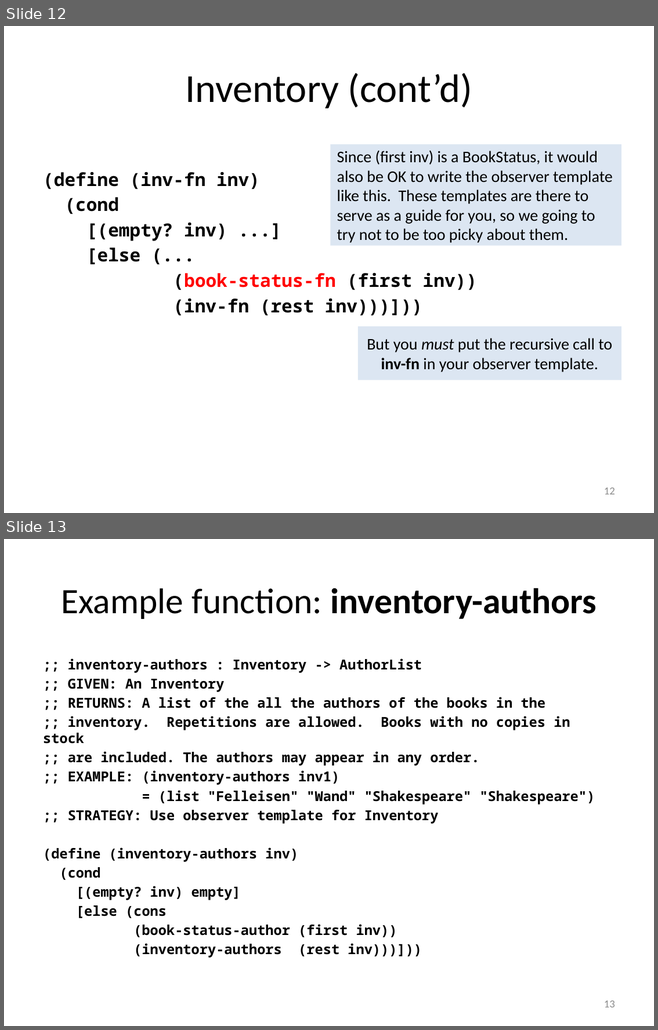
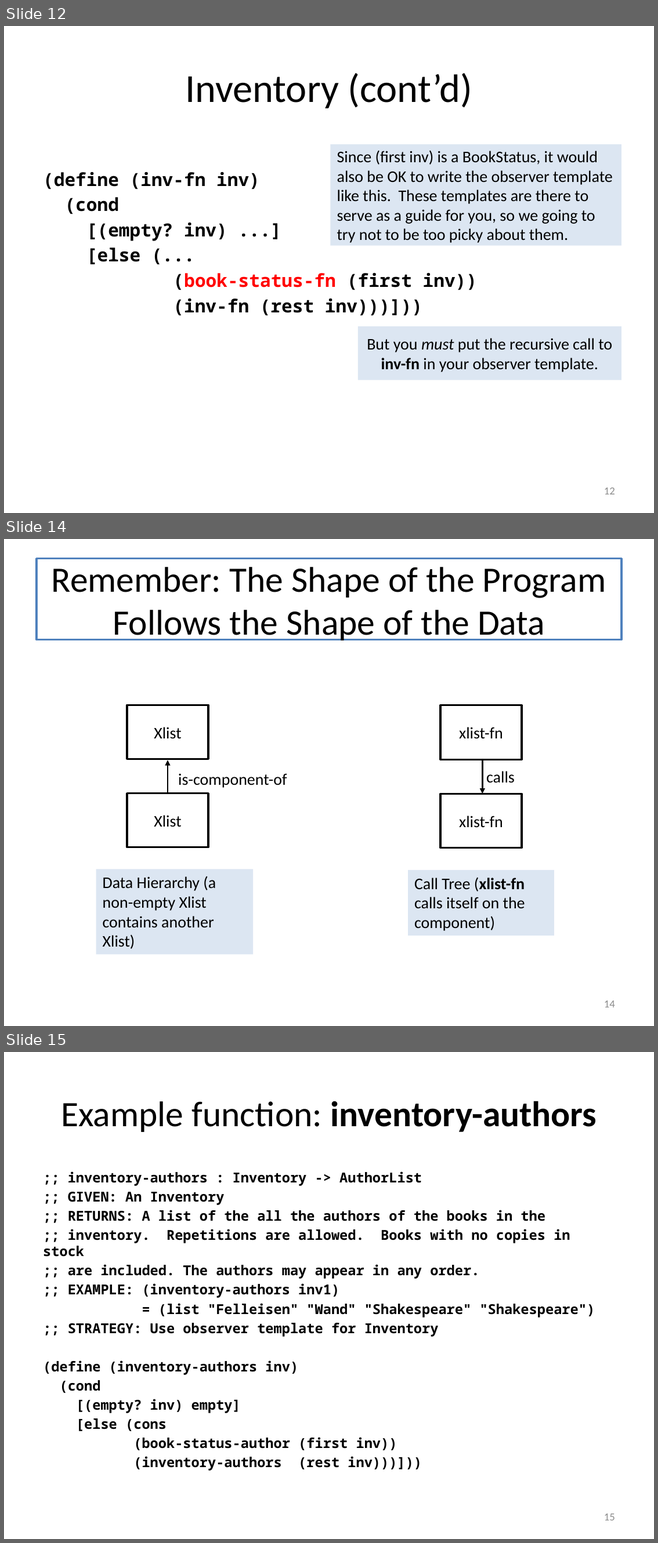
Before and after one commit to mwand/cs5010f17, a slide deck: Slides/Lesson 4.3 Lists of Structures.pptx. Shown one above the other, each under a label of ours: slides 12 and 13 before the commit, slides 12, 14 and 15 after it; the slides between them are not shown. The pictures are 658x1030 and 658x1543 pixels, drawn with LibreOffice and Linux fonts; fonts in the diff are those of the drawing. Boxes give left, top, right and bottom in pixels: in the first picture for what was removed or moved away, otherwise in the second. Text is boxed around its words. In the diff, an @@ line names an element or a change of style, - is before the commit and + after.

Commit message:
added 'Program Structure Follows Data Structure' in L4.1,2,3'

```diff
--- a/Slides/Lesson 4.3 Lists of Structures.pptx
+++ b/Slides/Lesson 4.3 Lists of Structures.pptx
@@ slide 14 added at box(4, 539, 654, 1026), background #FFFFFF @@
@@ title added at box(36, 559, 621, 640), fill #FFFFFF, outline #4F81BD 2 pt, 39.6 pt, text #000000 @@
+Remember: The Shape of the Program Follows the Shape of the Data
@@ rectangle added at box(127, 705, 208, 759), fill #FFFFFF, outline #000000 2 pt, 18 pt, text #000000 @@
+Xlist
@@ rectangle added at box(440, 705, 521, 759), fill #FFFFFF, outline #000000 2 pt, 18 pt, text #000000 @@
+xlist-fn
@@ arrow added from (168, 794) to (168, 761), #000000 1.5 pt @@
@@ arrow added from (482, 761) to (482, 794), #000000 1.5 pt @@
@@ text added at box(178, 773, 286, 788), 18 pt, text #000000 @@
+is-component-of
@@ text added at box(486, 771, 514, 783), 18 pt, text #000000 @@
+calls
@@ rectangle added at box(127, 794, 208, 848), fill #FFFFFF, outline #000000 2 pt, 18 pt, text #000000 @@
+Xlist
@@ rectangle added at box(440, 794, 521, 848), fill #FFFFFF, outline #000000 2 pt, 18 pt, text #000000 @@
+xlist-fn
@@ rectangle added at box(96, 869, 253, 954), fill #DCE6F2, 18 pt, text #000000 @@
+Data Hierarchy (a non-empty Xlist contains another Xlist)
@@ rectangle added at box(408, 870, 554, 936), fill #DCE6F2, 18 pt, text #000000 @@
+Call Tree (xlist-fn calls itself on the component)
@@ page number added at box(604, 1001, 615, 1008), 12 pt, text #8C8C8C @@
+14
@@ what was slide 13 is now slide 15 @@
@@ page number at box(604, 1514, 615, 1521): text changed @@
-13
+15
```
Also in this commit, not shown: 1 other slide added, 2 other files.
